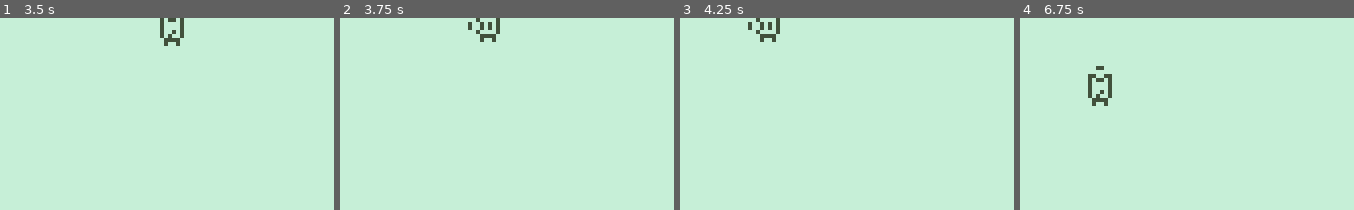
Above: before the commit, frames 1-4 (left to right).
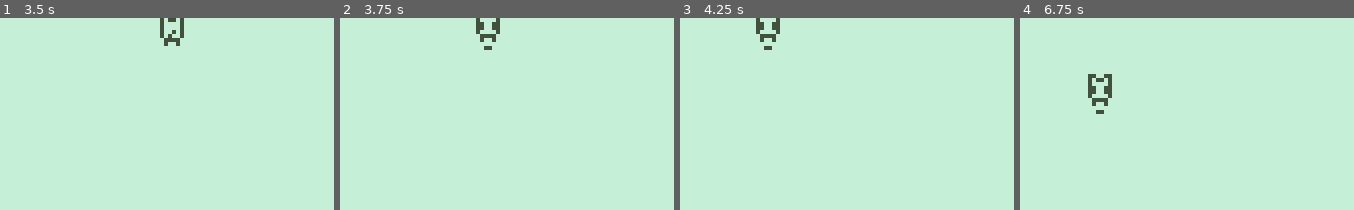
Above: after the commit, the same moments.

Repository: Streamfire/Nokia3310-DeathIsGood
Game: Godot game, scene res://internal/Scenes/Startup.tscn
The game is run twice, just before and just after one commit, with the same random seed, the same clock (stepped at 60 frames per second) and the same inputs.
Inputs:
- Up to frame 1 (3.5 s): tap Enter at 0.5, 2 s; hold Right (move_right) 0.53-1.28 s; hold S (aim_down) 0.53-1.28 s; tap Space at 1.25, 2.75 s; hold Down (move_down) 1.28-2.03 s; tap A (aim_left) at 1.35 s; hold Right (move_right) 2.03-2.78 s; hold D (aim_right) 2.03-2.78 s; hold Up (move_up) from 2.78 s (still down); tap W (aim_up) at 2.85 s
- Up to frame 2 (3.75 s): release Up (move_up) at 3.53 s; hold Left (move_left) from 3.53 s (still down); hold S (aim_down) from 3.53 s (still down)
- Up to frame 3 (4.25 s): keep holding Left (move_left); keep holding S (aim_down)
- Up to frame 4 (6.75 s): release S (aim_down) at 4.28 s; tap A (aim_left) at 4.35 s; release Left (move_left) at 5.03 s; hold Down (move_down) 5.03-5.78 s; hold D (aim_right) 5.03-5.78 s; hold Right (move_right) 5.78-6.53 s; tap W (aim_up) at 5.85 s; hold Up (move_up) from 6.53 s (still down); hold S (aim_down) from 6.53 s (still down)

Frame 1 is identical in both runs. In frame 2, 0.2% of the frame differs, in the area x 38-47%, y 2-17%; in frame 3, 0.2%; in frame 4, 0.2%.

Commit message:
Aim update

Diff:
--- a/internal/Scenes/Main.tscn
+++ b/internal/Scenes/Main.tscn
@@ -15,6 +15,7 @@
 export var shot_scene:PackedScene= null
 var direction = Vector2()
 var lastAimed= Vector2(1,0)
+var aiming= Vector2(0,0)
 
 onready var animator = $PlayerAnimator
 
@@ -34,7 +35,7 @@
 	if Input.is_action_pressed('move_up'):
 		direction.y -= 1
 
-	var aiming= Vector2(0,0)
+	aiming=Vector2(0,0)
 	if Input.is_action_pressed('aim_right'):
 		aiming.x += 1
 	if Input.is_action_pressed('aim_left'):
@@ -47,6 +48,8 @@
 
 	if aiming != Vector2(0,0):
 		lastAimed = aiming.normalized()
+	elif direction != Vector2(0,0):
+		lastAimed=direction
 
 
 	if Input.is_action_just_pressed(\"shoot\"):
@@ -83,7 +86,10 @@
 	get_input()
 	move_and_collide(direction.normalized()*speed)
 	#self.position += (direction.normalized()*speed)
-	play_animation(direction)
+	if(aiming != Vector2(0,0)):
+		play_animation(aiming)
+	else:
+		play_animation(direction)
 
 "
 
